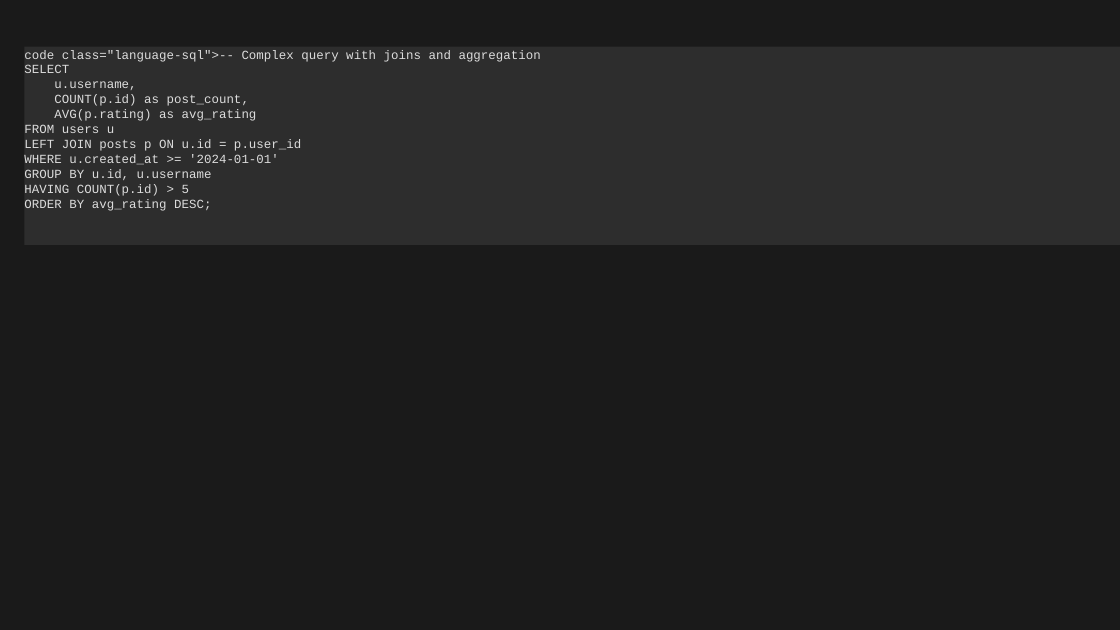
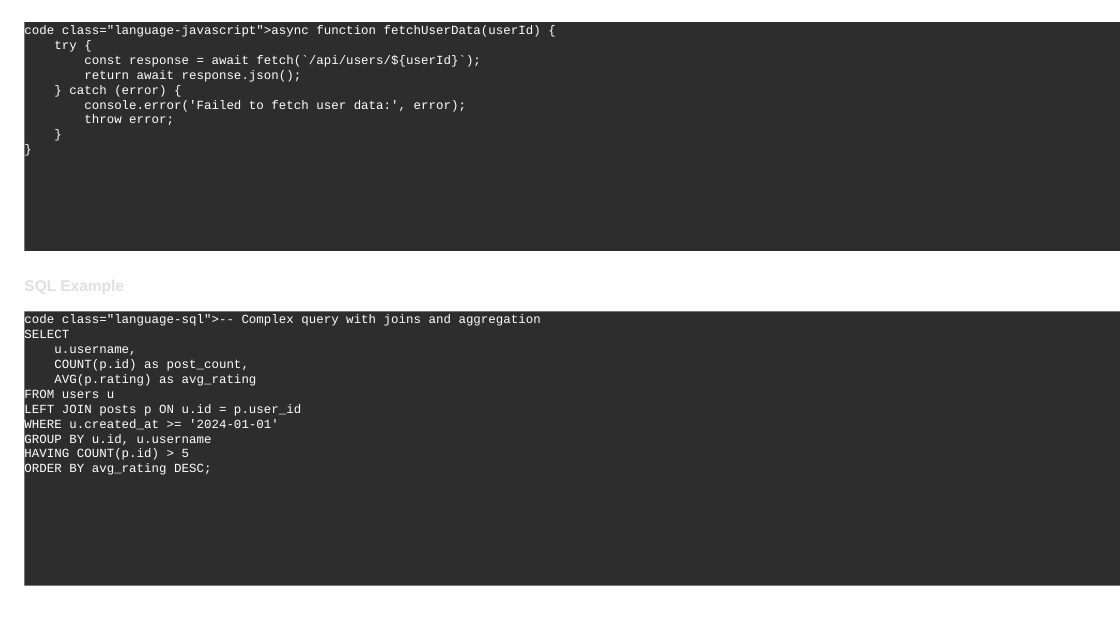
Before and after one commit to louisazhou/slidegenerator, a slide deck: slide 7 of output/comprehensive_demo_dark.pptx (slide 6 before the commit). Drawn at 1120x630 pixels with LibreOffice and Linux fonts; fonts in the diff are those of the drawing. Boxes give left, top, right and bottom in pixels: in the first picture for what was removed or moved away, otherwise in the second. Text is boxed around its words. In the diff, an @@ line names an element or a change of style, - is before the commit and + after.

Commit message:
the version where height works

```diff
--- a/output/comprehensive_demo_dark.pptx
+++ b/output/comprehensive_demo_dark.pptx
@@ background #1A1A1A to #FFFFFF @@
@@ rectangle added at (25, 22, 1120, 251), fill #2D2D2D, 8 pt, text #FFFFFF @@
+code class="language-javascript">async function fetchUserData(userId) {
+try {
+const response = await fetch(`/api/users/${userId}`);
+return await response.json();
+} catch (error) {
+console.error('Failed to fetch user data:', error);
+throw error;
+}
+}
@@ rectangle "code class="language-sql">-- Complex query with ...": place and size @@
-rectangle "code class="language-sql">-- Complex query with ..." at (25, 47, 1120, 245)
+rectangle "code class="language-sql">-- Complex query with ..." at (25, 311, 1120, 586)
@@ rectangle "code class="language-sql">-- Complex query with ..." at (25, 311, 1120, 586): text colour #DCDCDC to #FFFFFF @@
```
Also in this commit, not shown: 19 other slides changed, 3 slides added, 1 slide removed, 10 other files.
